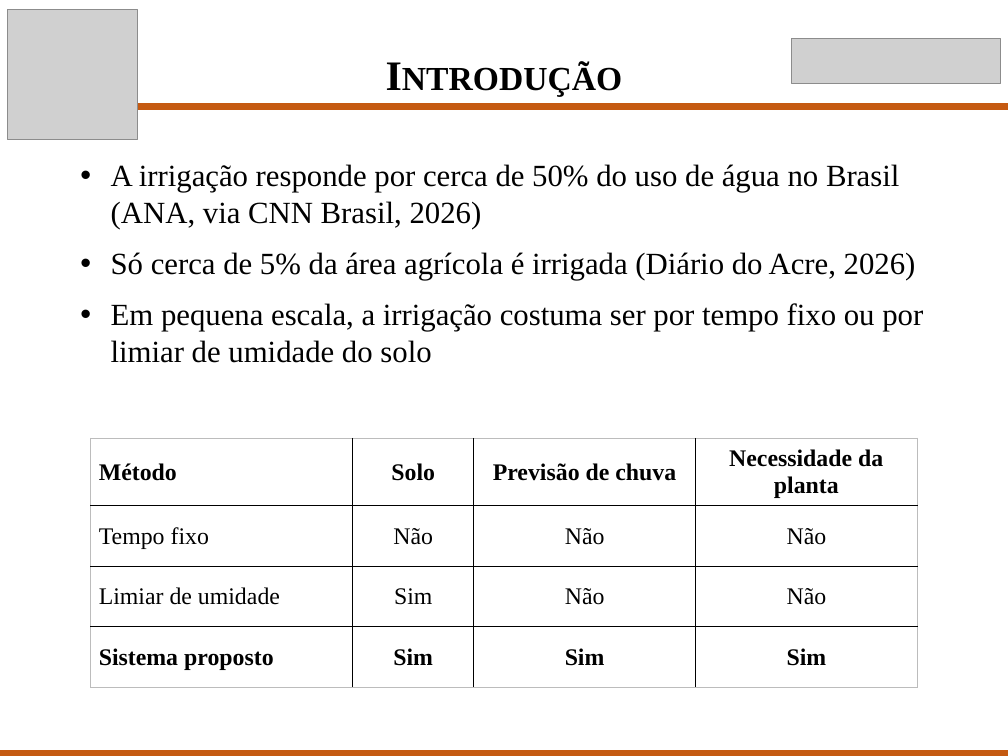
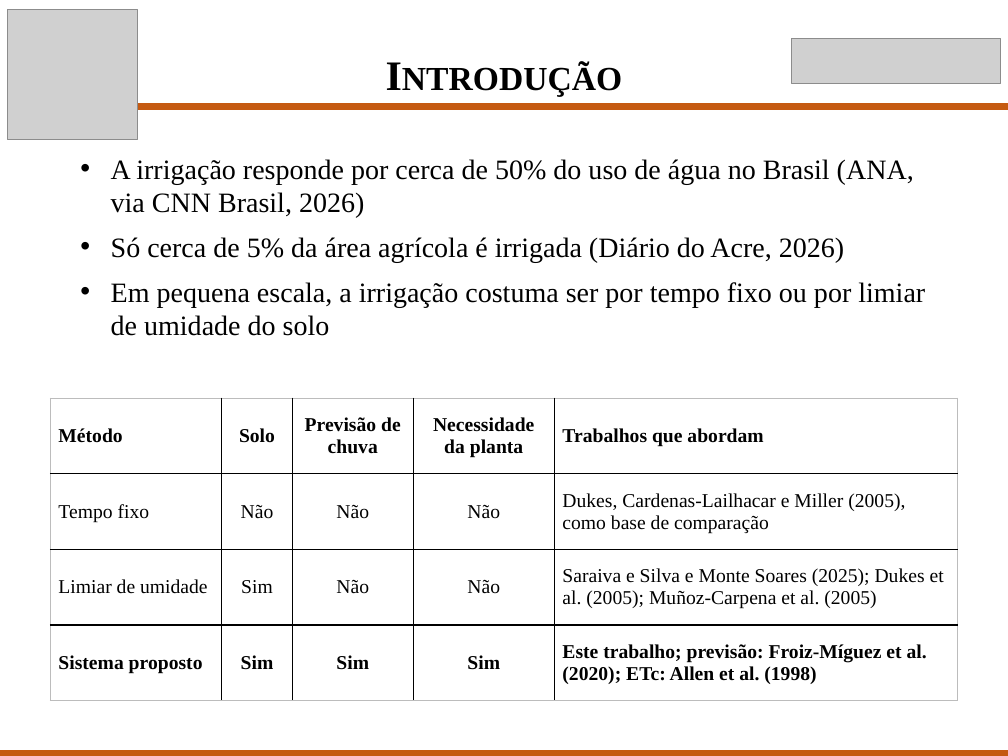
Before and after one commit to Scaglia05/irrigacao-inteligente, a slide deck: slide 3 of docs/p2/Apresentacao_TCC_P2.pptx. Drawn at 1008x756 pixels with LibreOffice and Linux fonts; fonts in the diff are those of the drawing; grey boxes stand for pictures. Boxes give left, top, right and bottom in pixels: in the first picture for what was removed or moved away, otherwise in the second. Text is boxed around its words. In the diff, an @@ line names an element or a change of style, - is before the commit and + after.

```diff
--- a/docs/p2/Apresentacao_TCC_P2.pptx
+++ b/docs/p2/Apresentacao_TCC_P2.pptx
@@ text "A irrigação responde por cerca ..." at (111, 159, 925, 336): size 22 to 20 pt; less space between paragraphs @@
@@ table at (50, 398, 958, 701) @@
+column 5: Trabalhos que abordam | Dukes, Cardenas-Lailhacar e Miller (2005), como base de comparação | Saraiva e Silva e Monte Soares (2025); Dukes et al. (2005); Muñoz-Carpena et al. (2005) | Este trabalho; previsão: Froiz-Míguez et al. (2020); ETc: Allen et al. (1998)
@@ table: place and size @@
-table at (91, 438, 917, 680)
+table at (50, 398, 958, 701)
```
Also in this commit, not shown: 1 other slide changed, 1 other file.
